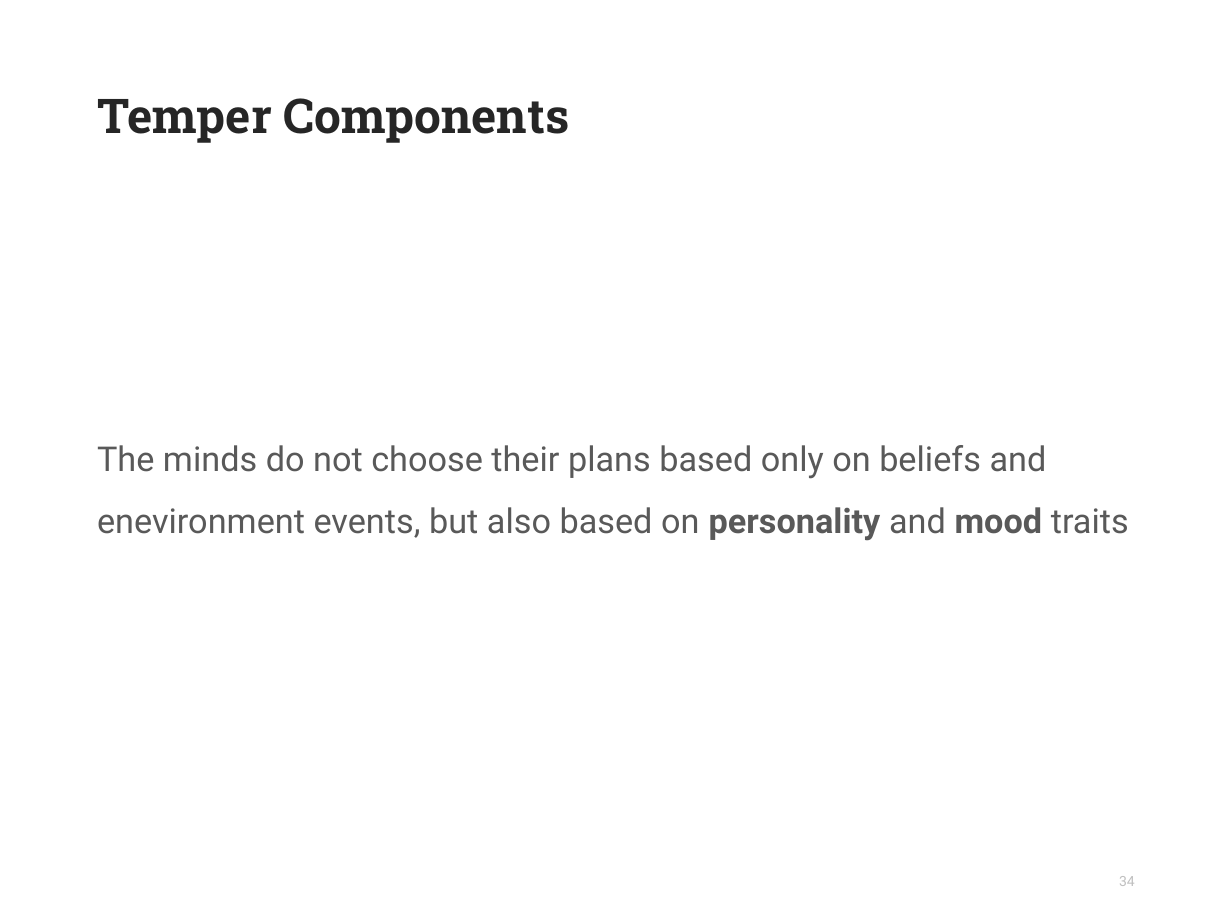
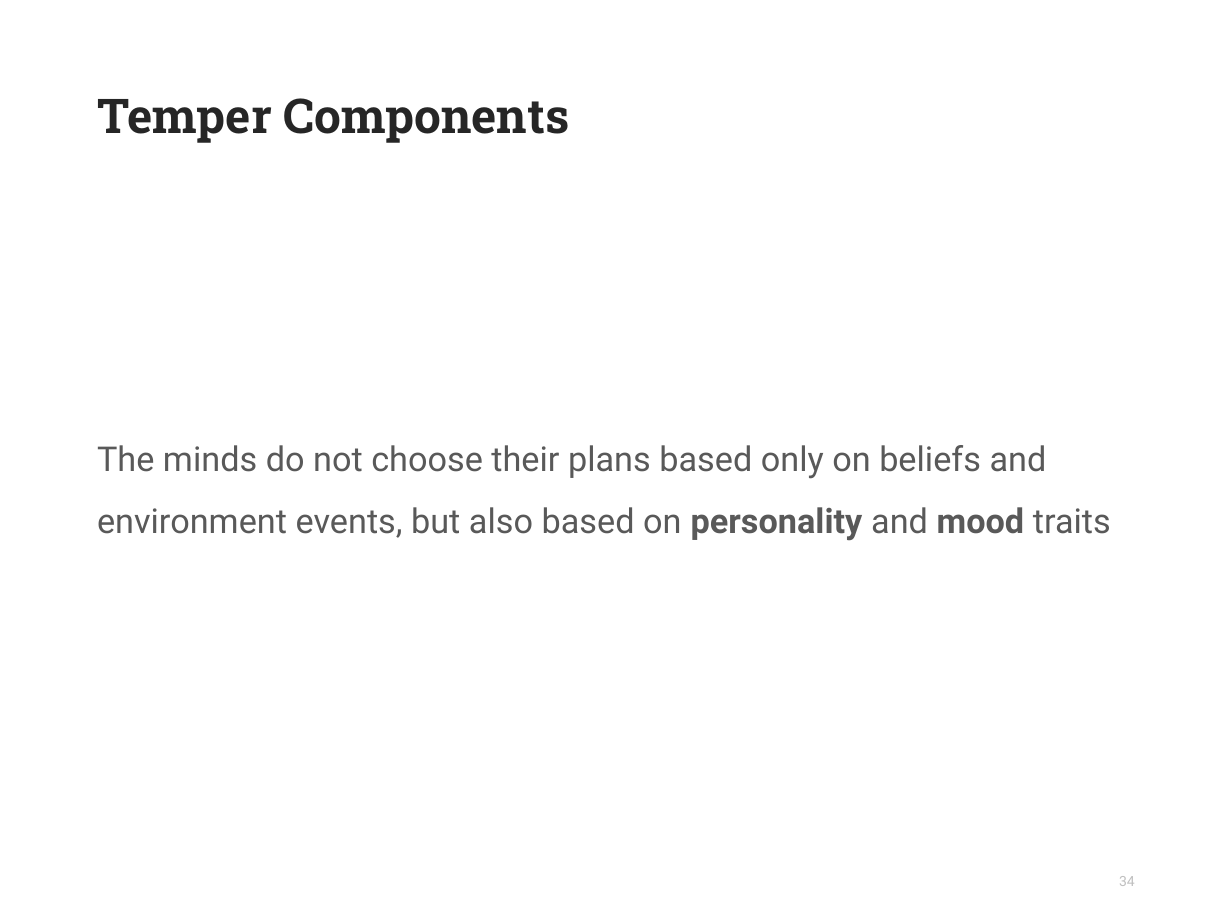
Before and after one commit to inkeaton/TakeThemOut, a slide deck: slide 34 of S4965918_SDAI_NLP_Slides.odp. Drawn at 1232x924 pixels with LibreOffice and Linux fonts; fonts in the diff are those of the drawing; background and template pictures are left out. Boxes give left, top, right and bottom in pixels: in the first picture for what was removed or moved away, otherwise in the second. Text is boxed around its words. In the diff, an @@ line names an element or a change of style, - is before the commit and + after.

Commit message:
fixed typo in slides

```diff
--- a/S4965918_SDAI_NLP_Slides.odp
+++ b/S4965918_SDAI_NLP_Slides.odp
@@ text at bbox=[97, 445, 1111, 541]: text changed @@
-The minds do not choose their plans based only on beliefs and enevironment events, but also based on personality and mood traits
+The minds do not choose their plans based only on beliefs and environment events, but also based on personality and mood traits
```
Also in this commit, not shown: 1 other file.
